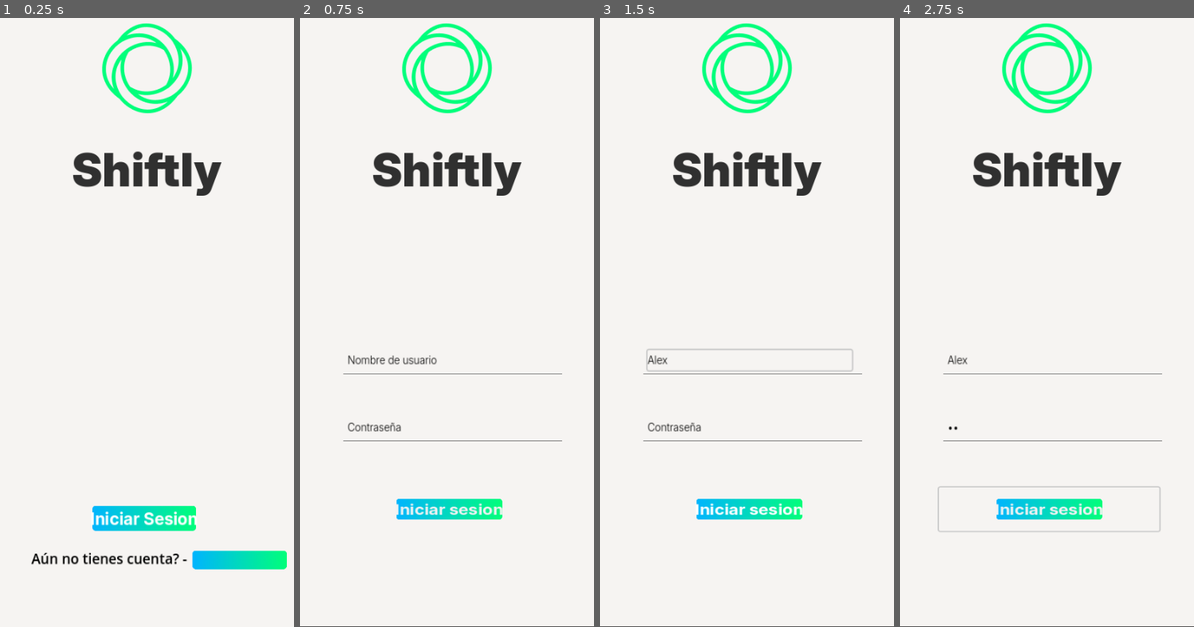
Above: before the commit, frames 1-4 (left to right).
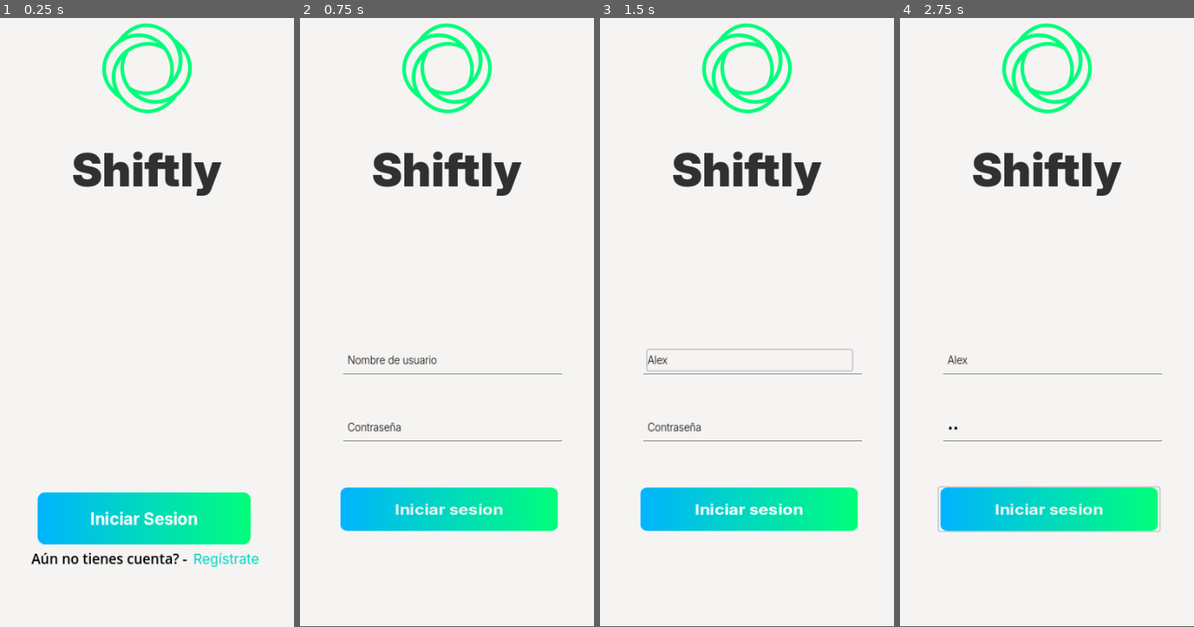
Above: after the commit, the same moments.

Repository: rteijeiro/godotime
Game: Godot game, scene res://Scenes/Start.tscn
Same seed, same stepped clock (60 frames per second), same inputs: the game is played once before the commit and once after it. The project has no main scene, so this scene is started directly.
Inputs (mouse positions are in pixels of both pictures, inside the frame that each line leads up to):
- Up to frame 1 (0.25 s): no input
- Up to frame 2 (0.75 s): click "Iniciar Sesion" at 0.5 s
- Up to frame 3 (1.5 s): click (749, 359) at 1.27 s; type "Alex" at 1.35 s
- Up to frame 4 (2.75 s): click (1049, 426) at 1.5 s; type "12" at 1.58 s; click "Iniciar sesion" at 2 s

The runs differ from the first frame. In frame 1, 6.1% of the frame differs, in the area x 12-98%, y 77-91%; in frame 2, 4.4%; in frame 3, 4.4%; in frame 4, 4.4%.

Commit message:
Botones arreglados

Diff:
--- a/Scenes/logout.tscn
+++ b/Scenes/logout.tscn
@@ -1,11 +1,8 @@
-[gd_scene load_steps=5 format=3 uid="uid://tuolo83dvr1b"]
+[gd_scene load_steps=4 format=3 uid="uid://tuolo83dvr1b"]
 
 [ext_resource type="Theme" uid="uid://cc138rf4qu816" path="res://resources/customTheme.tres" id="1_dytow"]
 [ext_resource type="FontFile" uid="uid://dal6uxhenekc3" path="res://Fonts/Inter/static/Inter_18pt-Black.ttf" id="1_yt3s2"]
 [ext_resource type="FontFile" uid="uid://bwgc064v3ckw3" path="res://Fonts/Inter/static/Inter_18pt-Light.ttf" id="2_jy6fl"]
-
-[sub_resource type="StyleBoxFlat" id="StyleBoxFlat_8nl86"]
-bg_color = Color(1, 1, 1, 1)
 
 [node name="Logout" type="Control"]
 layout_mode = 3
@@ -29,7 +26,6 @@
 grow_horizontal = 2
 grow_vertical = 2
 theme = ExtResource("1_dytow")
-theme_override_styles/panel = SubResource("StyleBoxFlat_8nl86")
 
 [node name="MarginContainer" type="MarginContainer" parent="PanelContainer"]
 self_modulate = Color(0.964742, 0.964742, 0.964742, 1)
--- a/resources/customTheme.tres
+++ b/resources/customTheme.tres
@@ -1,8 +1,10 @@
-[gd_resource type="Theme" load_steps=3 format=3 uid="uid://cc138rf4qu816"]
+[gd_resource type="Theme" load_steps=4 format=3 uid="uid://cc138rf4qu816"]
 
 [ext_resource type="Texture2D" uid="uid://bndd8q0c3auqy" path="res://Images/button_base.png" id="1_sor28"]
+[ext_resource type="Texture2D" uid="uid://vqhavidqith8" path="res://Images/Rectangle 10.png" id="2_kd7gm"]
 
 [sub_resource type="StyleBoxTexture" id="StyleBoxTexture_agkb8"]
+texture = ExtResource("2_kd7gm")
 
 [resource]
 Button/constants/icon_max_width = 150
